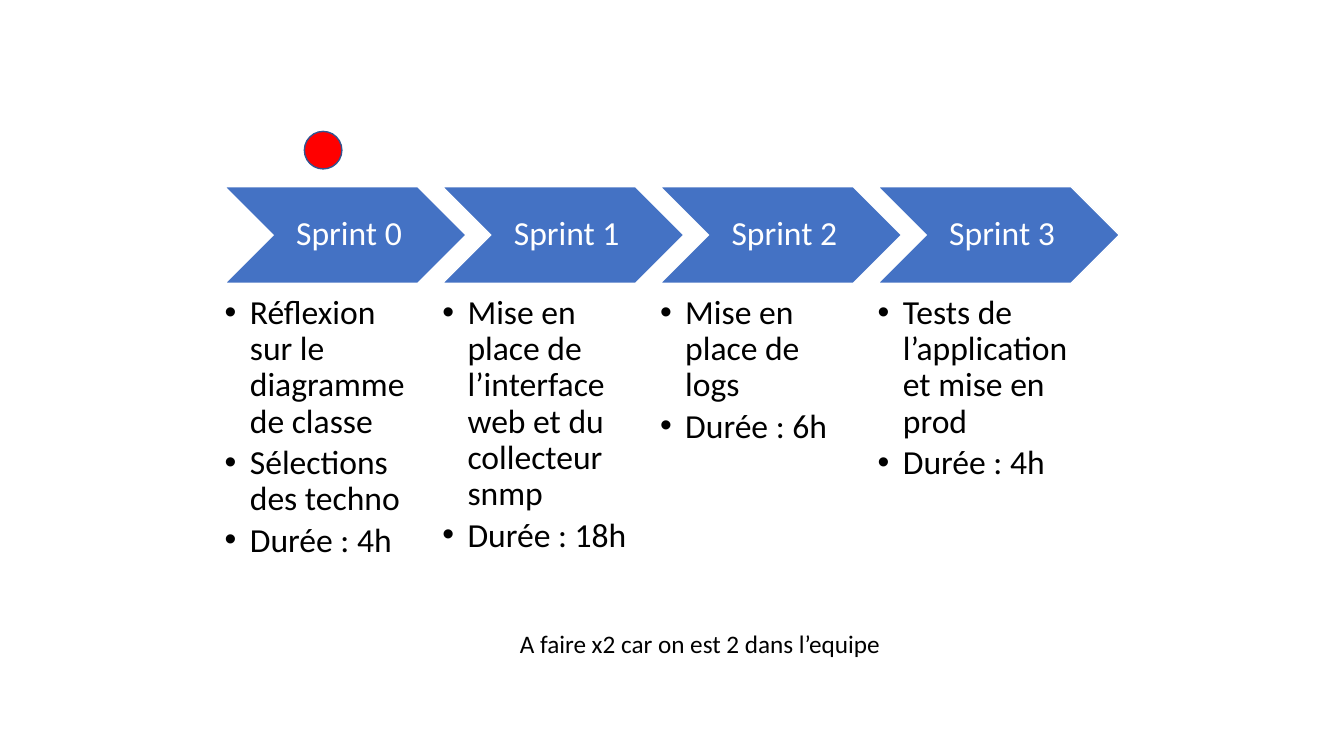
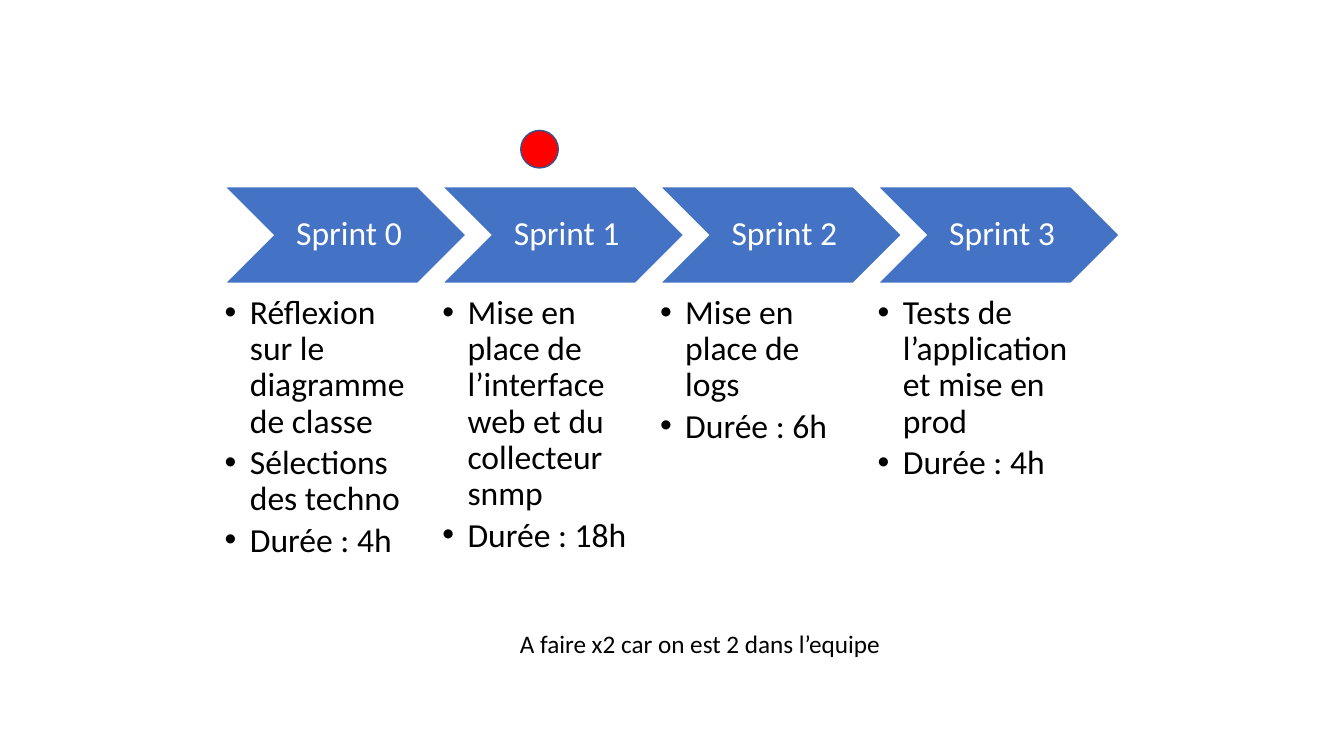
Before and after one commit to NicolasBoulard/Soup, a slide deck: slide 1 of Documentation/Sprint planning.pptx. Drawn at 1344x756 pixels with LibreOffice and Linux fonts; fonts in the diff are those of the drawing. Boxes give left, top, right and bottom in pixels: in the first picture for what was removed or moved away, otherwise in the second. Text is boxed around its words. In the diff, an @@ line names an element or a change of style, - is before the commit and + after.

```diff
--- a/Documentation/Sprint planning.pptx
+++ b/Documentation/Sprint planning.pptx
@@ ellipse: place and size @@
-ellipse at box(304, 131, 342, 168)
+ellipse at box(521, 130, 559, 167)
```
Also in this commit, not shown: 2 other files.
